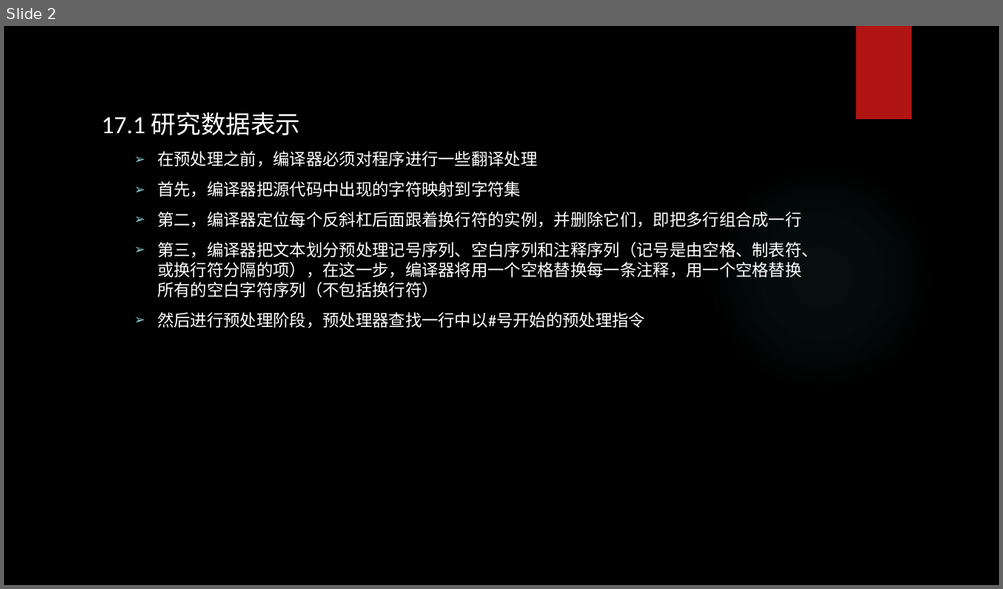
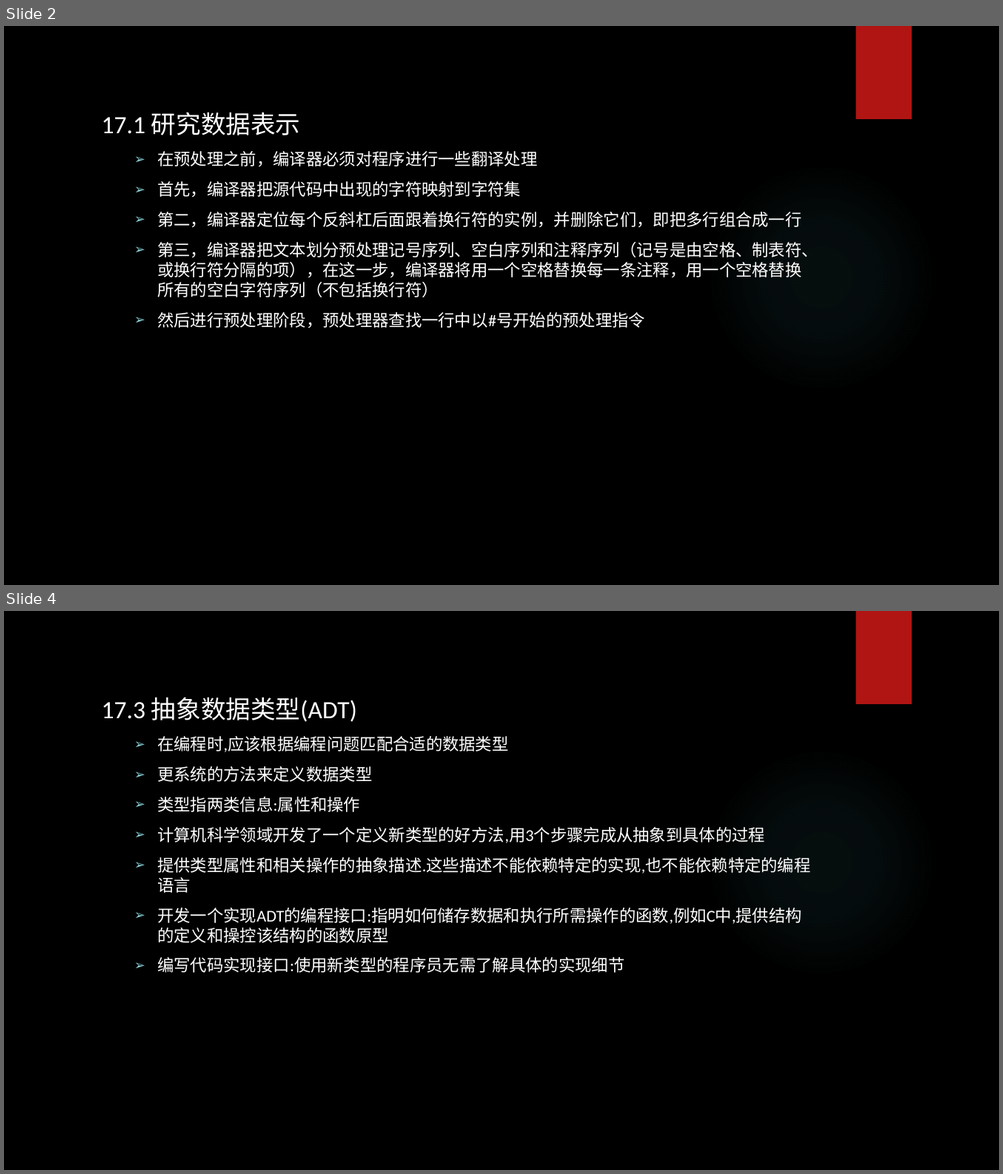
Before and after one commit to tsyin/c_ppt-code, a slide deck: PPT/17 高级数据表示.pptx. Shown one above the other, each under a label of ours: slide 2 before the commit, slides 2 and 4 after it; the slides between them are not shown. The pictures are 1003x589 and 1003x1174 pixels, drawn with LibreOffice and Linux fonts; fonts in the diff are those of the drawing; background and template pictures are left out. Boxes give left, top, right and bottom in pixels: in the first picture for what was removed or moved away, otherwise in the second. Text is boxed around its words. In the diff, an @@ line names an element or a change of style, - is before the commit and + after.

```diff
--- a/PPT/17 高级数据表示.pptx
+++ b/PPT/17 高级数据表示.pptx
@@ slide 4 added at [4,611,999,1170], background picture (left out); not listed: 2 template elements that a slide beside it also shows @@
@@ text added at [102,697,810,973], 16 pt, text #FFFFFF @@
+17.3 抽象数据类型(ADT)
+  ➢ 在编程时,应该根据编程问题匹配合适的数据类型
+  ➢ 更系统的方法来定义数据类型
+  ➢ 类型指两类信息:属性和操作
+  ➢ 计算机科学领域开发了一个定义新类型的好方法,用3个步骤完成从抽象到具体的过程
+  ➢ 提供类型属性和相关操作的抽象描述.这些描述不能依赖特定的实现,也不能依赖特定的编程语言
+  ➢ 开发一个实现ADT的编程接口:指明如何储存数据和执行所需操作的函数,例如C中,提供结构的定义和操控该结构的函数原型
+  ➢ 编写代码实现接口:使用新类型的程序员无需了解具体的实现细节
```
Also in this commit, not shown: 2 other slides added, 4 other files.
